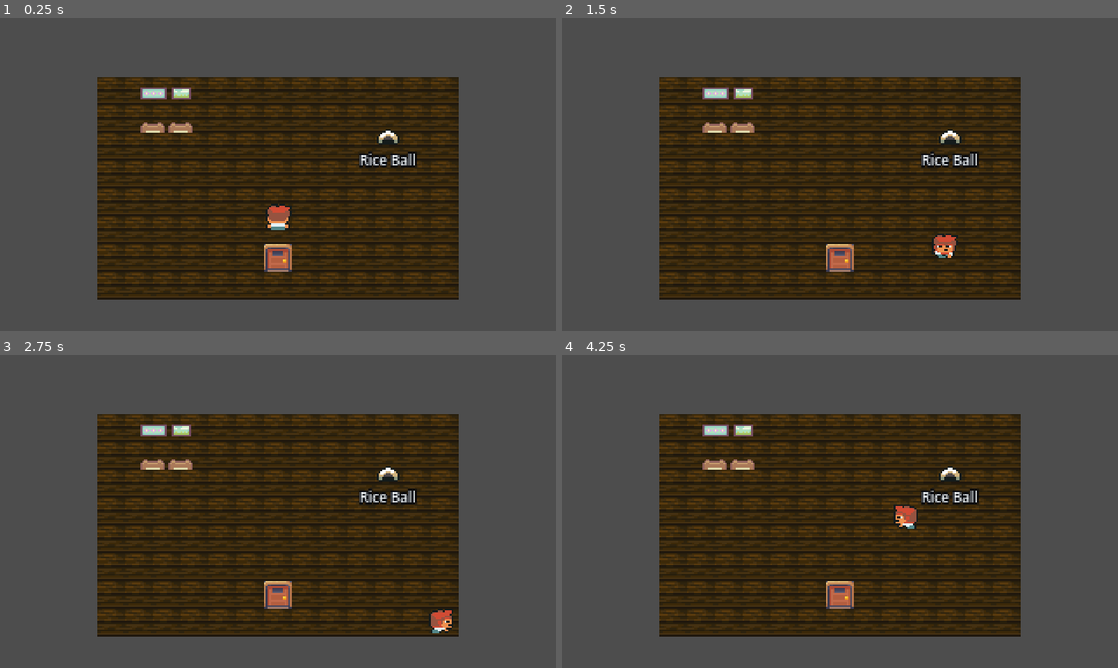
Above: before the commit, frames 1-4 (two rows, left to right).
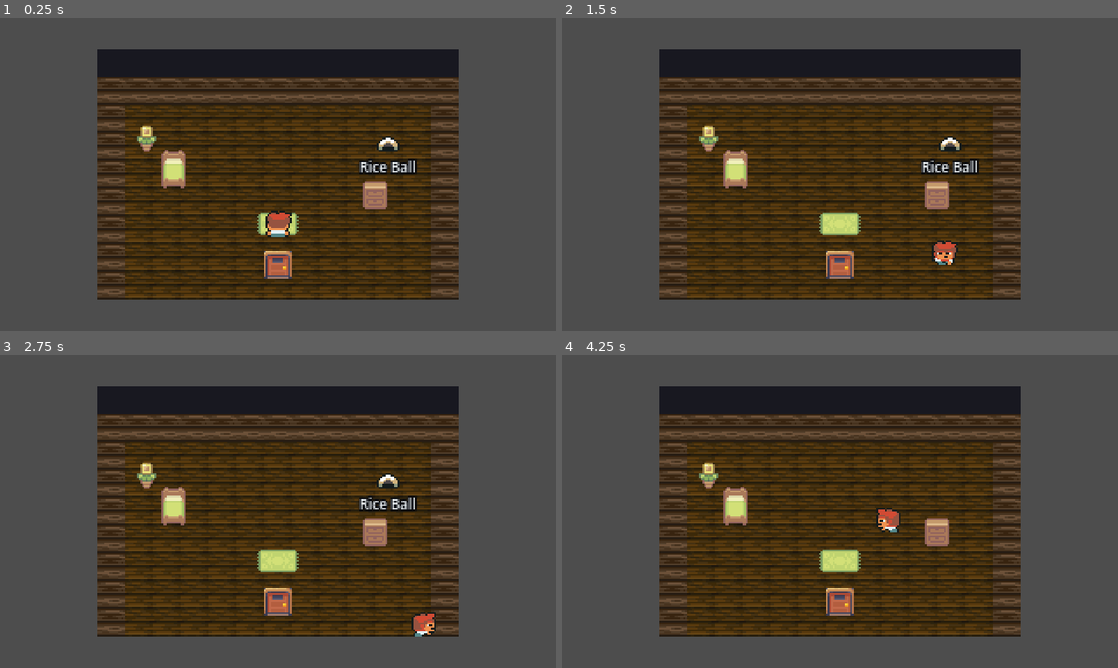
Above: after the commit, the same moments.

Repository: greenhmatthew-ux/sushi-valley
Game: Godot game, scene res://src/scenes/interior_house.tscn
Same seed, same stepped clock (60 frames per second), same inputs: the game is played once before the commit and once after it. This scene is started directly instead of the project's main scene.
Inputs (mouse positions are in pixels of both pictures, inside the frame that each line leads up to):
- Up to frame 1 (0.25 s): no input
- Up to frame 2 (1.5 s): tap Enter (ui_accept) at 0.5, 0.77 s; move the mouse to (962, 158) at 0.52 s; hold D (move_right) 0.53-1.28 s; hold J (attack) 0.53-1.28 s; click (962, 158) at 0.67 s; move the mouse to (728, 190) at 1.27 s; hold S (move_down) from 1.28 s (still down); tap E (interact) at 1.35 s
- Up to frame 3 (2.75 s): tap Enter (ui_accept) at 1.52 s; move the mouse to (333, 442) at 2.02 s; release S (move_down) at 2.03 s; hold D (move_right) from 2.03 s (still down); tap 1 at 2.1 s
- Up to frame 4 (4.25 s): tap Enter (ui_accept) at 2.75, 3.02, 3.77 s; move the mouse to (812, 574) at 2.77 s; release D (move_right) at 2.78 s; hold W (move_up) 2.78-3.53 s; tap J (attack) at 2.85 s; click (812, 574) at 2.92 s; move the mouse to (1006, 558) at 3.52 s; hold A (move_left) from 3.53 s (still down); hold E (interact) from 3.53 s (still down)

The runs differ from the first frame. In frame 1, 17% of the frame differs, in the area x 17-83%, y 10-90%; in frame 2, 17%; in frame 3, 17%; in frame 4, 17%.

Commit message:
polish: real villager sprites for NPCs + a cozy furnished interior
- npc.gd — Aiko (and any npc.tscn) now uses a real character sprite (npc_villager2,
  standing frame) instead of the blue ColorRect; sprite_sheet is exported so each
  villager can differ.
- interior_house — reworked from the dark placeholder into a warm timber room: warmer
  floor tile, a dark wall-cap framing the top, a green rug under the player, and real
  furniture (bed, potted plant, dresser) from the furniture sheet, plus a proper door
  sprite at the exit. Collision now confines the player to the interior floor.

Verified: interior renders cozy (screenshot), door loop still enter->exit intact, all
12 suites pass.

Diff:
--- a/src/entities/npc.gd
+++ b/src/entities/npc.gd
@@ -9,17 +9,16 @@
 ## without holding a reference to this node.
 ##
 ## Non-blocking on purpose: there is no StaticBody, so villagers add life to the village
-## without ever walling the player in. Placeholder art — a small coloured body plus a name
-## label, built in code so the .tscn stays tiny and no character atlas region is guessed.
-## Swap the body for an AnimatedSprite2D once villager art is licensed.
+## without ever walling the player in. Art is a standing character frame (column 0, row 0
+## of a project npc sheet) plus a name label, built in code so the .tscn stays tiny.
 
 @export var npc_id: String = "villager"
 @export var speaker: String = "Villager"
 ## The dialogue, one entry per advanceable line. PackedStringArray keeps the .tscn override
 ## clean (`lines = PackedStringArray("a", "b")`) and is converted to Array[String] on emit.
 @export var lines: PackedStringArray = PackedStringArray(["Hello."])
-
-const BODY_COLOR := Color(0.42, 0.55, 0.78)
+## Character sheet for the standing sprite. Swap per-instance so each villager differs.
+@export var sprite_sheet: Texture2D = preload("res://assets/sprites/npc_villager2.png")
 
 var _talking := false
 
@@ -55,13 +54,12 @@
 
 
 func _build_visual() -> void:
-	var body := ColorRect.new()
-	body.color = BODY_COLOR
-	# A ~10x14 body standing on the feet (origin = bottom-center, like the player).
-	body.offset_left = -5.0
-	body.offset_top = -15.0
-	body.offset_right = 5.0
-	body.offset_bottom = -1.0
+	var body := Sprite2D.new()
+	body.texture = sprite_sheet
+	body.region_enabled = true
+	body.region_rect = Rect2(0, 0, 16, 16)   # column 0, row 0 — standing, facing down
+	body.offset = Vector2(0, -8)              # feet on the node origin
+	body.texture_filter = CanvasItem.TEXTURE_FILTER_NEAREST
 	add_child(body)
 
 	var label := Label.new()
--- a/src/scenes/interior_house.gd
+++ b/src/scenes/interior_house.gd
@@ -11,8 +11,9 @@
 const H := 9    # room height in tiles
 
 # Atlas coords into home_interiors_timber_roof.png (16px grid).
-const FLOOR := Vector2i(2, 7)
-const WALL := Vector2i(23, 11)
+const FLOOR := Vector2i(2, 10)     # warm timber floor
+const WALL := Vector2i(18, 13)     # wood-plank wall face
+const WALL_TOP := Vector2i(7, 2)   # dark cap along the very top edge
 
 @onready var floor_layer: TileMapLayer = $Floor
 @onready var entities: Node2D = $Entities
@@ -26,33 +27,45 @@
 
 
 func _build_room() -> void:
+	# Row 0 is a dark cap; row 1 and the outer columns are the wood-plank wall; the rest
+	# is floor. The bottom stays open — that edge is the doorway you walk out through.
 	for x in W:
 		for y in H:
-			floor_layer.set_cell(Vector2i(x, y), 0, WALL if y == 0 else FLOOR)
+			var tile: Vector2i
+			if y == 0:
+				tile = WALL_TOP
+			elif y == 1 or x == 0 or x == W - 1:
+				tile = WALL
+			else:
+				tile = FLOOR
+			floor_layer.set_cell(Vector2i(x, y), 0, tile)
 
 
-## A simple StaticBody border so the player can't leave the room except by the door.
+## A StaticBody border confining the player to the interior floor (inside the walls);
+## the open bottom is left to the door, which auto-triggers before they reach the edge.
 func _build_walls() -> void:
 	var body := StaticBody2D.new()
 	body.name = "Walls"
 	body.collision_layer = 1
 	body.collision_mask = 0
 	add_child(body)
-	var w := float(W * TILE)
-	var h := float(H * TILE)
-	# [center, size]: the top rect seals the back-wall row; the rest close the edges.
+	var l := float(TILE)               # inner left (right of the col-0 wall)
+	var r := float((W - 1) * TILE)     # inner right (left of the last-col wall)
+	var t := float(2 * TILE)           # inner top (below the back wall)
+	var b := float(H * TILE)           # inner bottom (the open doorway edge)
+	# [center, size]: seal top/left/right; the bottom rect stops a walk-off past the door.
 	var rects := [
-		[Vector2(w * 0.5, TILE - 2.0), Vector2(w, 8.0)],
-		[Vector2(w * 0.5, h + 2.0), Vector2(w, 8.0)],
-		[Vector2(2.0, h * 0.5), Vector2(8.0, h)],
-		[Vector2(w - 2.0, h * 0.5), Vector2(8.0, h)],
+		[Vector2((l + r) * 0.5, t - 4.0), Vector2(r - l, 8.0)],
+		[Vector2((l + r) * 0.5, b + 4.0), Vector2(r - l, 8.0)],
+		[Vector2(l - 4.0, (t + b) * 0.5), Vector2(8.0, b - t)],
+		[Vector2(r + 4.0, (t + b) * 0.5), Vector2(8.0, b - t)],
 	]
-	for r in rects:
+	for rect_def in rects:
 		var cs := CollisionShape2D.new()
 		var shape := RectangleShape2D.new()
-		shape.size = r[1]
+		shape.size = rect_def[1]
 		cs.shape = shape
-		cs.position = r[0]
+		cs.position = rect_def[0]
 		body.add_child(cs)
 
 
--- a/src/scenes/interior_house.tscn
+++ b/src/scenes/interior_house.tscn
@@ -12,8 +12,9 @@
 [sub_resource type="TileSetAtlasSource" id="atlas_int"]
 texture = ExtResource("2_tex")
 texture_region_size = Vector2i(16, 16)
-2:7/0 = 0
-23:11/0 = 0
+2:10/0 = 0
+7:2/0 = 0
+18:13/0 = 0
 
 [sub_resource type="TileSet" id="ts_int"]
 tile_size = Vector2i(16, 16)
@@ -27,40 +28,65 @@
 texture_filter = 1
 tile_set = SubResource("ts_int")
 
+[node name="FloorDecor" type="Node2D" parent="."]
+
+[node name="Rug" type="Sprite2D" parent="FloorDecor"]
+texture_filter = 1
+position = Vector2(104, 100)
+region_enabled = true
+region_rect = Rect2(48, 80, 32, 16)
+texture = ExtResource("7_furn")
+
 [node name="Entities" type="Node2D" parent="."]
 y_sort_enabled = true
 
-[node name="Furniture" type="Sprite2D" parent="Entities"]
+[node name="Bed" type="Sprite2D" parent="Entities"]
 texture_filter = 1
-position = Vector2(40, 40)
+position = Vector2(44, 80)
+offset = Vector2(0, -16)
+region_enabled = true
+region_rect = Rect2(0, 16, 16, 32)
+texture = ExtResource("7_furn")
+
+[node name="Dresser" type="Sprite2D" parent="Entities"]
+texture_filter = 1
+position = Vector2(160, 92)
 offset = Vector2(0, -8)
 region_enabled = true
-region_rect = Rect2(0, 0, 32, 32)
+region_rect = Rect2(48, 32, 16, 16)
+texture = ExtResource("7_furn")
+
+[node name="Plant" type="Sprite2D" parent="Entities"]
+texture_filter = 1
+position = Vector2(28, 60)
+offset = Vector2(0, -8)
+region_enabled = true
+region_rect = Rect2(48, 0, 16, 16)
 texture = ExtResource("7_furn")
 
 [node name="Player" parent="Entities" instance=ExtResource("3_player")]
-position = Vector2(104, 104)
+position = Vector2(104, 108)
 
 [node name="DoorSprite" type="Sprite2D" parent="Entities"]
 texture_filter = 1
-position = Vector2(104, 128)
+position = Vector2(104, 132)
 offset = Vector2(0, -8)
 region_enabled = true
 region_rect = Rect2(0, 0, 16, 16)
 texture = ExtResource("6_doortex")
 
 [node name="ExitDoor" parent="Entities" instance=ExtResource("4_door")]
-position = Vector2(104, 128)
+position = Vector2(104, 132)
 target_scene = "res://src/scenes/world.tscn"
 target_spawn = "house_door"
 auto_enter = true
 
 [node name="EntryMarker" type="Marker2D" parent="Entities"]
-position = Vector2(104, 104)
+position = Vector2(104, 108)
 script = ExtResource("5_spawn")
 spawn_id = "interior_entry"
 
 [node name="Loot" parent="Entities" instance=ExtResource("8_pickup")]
-position = Vector2(168, 56)
+position = Vector2(168, 60)
 item_id = "rice_ball"
 qty = 2
